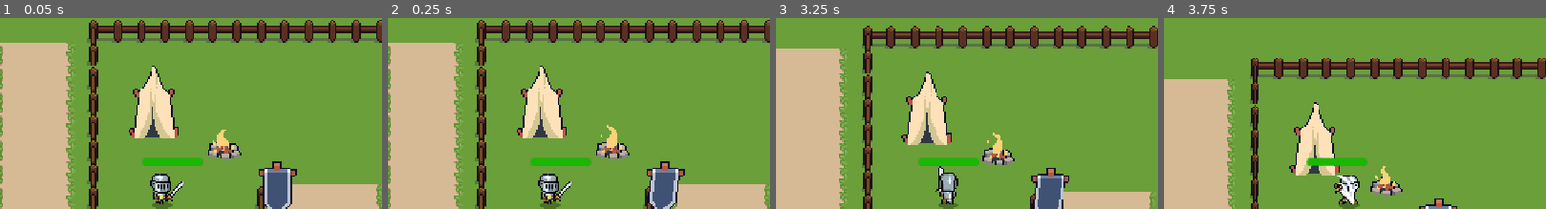
Above: before the commit, frames 1-4 (left to right).
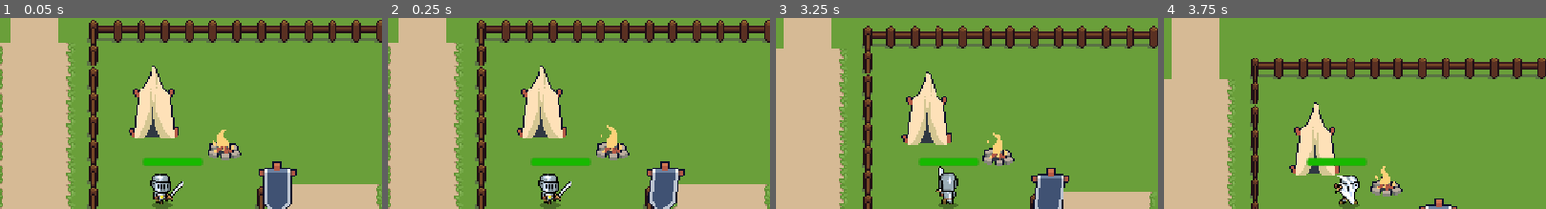
Above: after the commit, the same moments.

Repository: Robertpellokila/adventure-timer
Game: Godot game, scene res://scenes/forest.tscn
Two runs of this game, one before a commit and one after it. Both use one fixed random seed, a clock stepped at 60 frames per second and the inputs below.
Inputs:
- Up to frame 1 (0.05 s): no input
- Up to frame 2 (0.25 s): no input
- Up to frame 3 (3.25 s): hold Right (right) 0.53-1.28 s; hold Shift (block) 0.53-1.28 s; hold Down (down) 1.28-2.03 s; tap Shift (block) at 1.35, 2.85 s; hold Right (right) 2.03-2.78 s; hold Shift (block) 2.03-2.78 s; hold Up (up) from 2.78 s (still down)
- Up to frame 4 (3.75 s): release Up (up) at 3.53 s; hold Left (left) from 3.53 s (still down); hold Shift (block) from 3.53 s (still down)
The pictures show only the part of the screen within x 27-77%, y 0-50%; the shares and areas given below are measured in that part.

The runs differ from the first frame. In frame 1, 1.6% of the frame differs, in the area x 2-16%, y 0-13%; in frame 2, 1.6%; in frame 3, 2.0%; in frame 4, 4.0%, in the area x 2-15%, y 0-32%.

Commit message:
collaborate

Diff:
--- a/scenes/forest.tscn
+++ b/scenes/forest.tscn
@@ -1970,7 +1970,7 @@
 layer_0/name = "background"
 layer_0/tile_data = PackedInt32Array(0, 983048, 3, 1, 983048, 3, 2, 983048, 3, 3, 983048, 3, 4, 983048, 3, 5, 983048, 3 …(143490 unchanged characters)…
 layer_1/name = "mid"
-layer_1/tile_data = PackedInt32Array(-131065, 327690, 3, -13 …(7349 unchanged characters)…  2, -524280, 65571, 1, -589816, 65571, 0)
+layer_1/tile_data = PackedInt32Array(-131065, 327690, 3, -13 …(7349 unchanged characters)…  2, -524280, 65571, 1, -589816, 65571, 0, -720894, 8, 0, -786430, 8, 0, -851966, 8, 0, -917502, 8, 0, -983038, 8, 0, -983037, 8, 0, -917501, 8, 0, -851965, 8, 0, -786429, 8, 0, -720893, 8, 0)
 layer_2/name = "top"
 layer_2/z_index = 5
 layer_2/tile_data = PackedInt32Array(-65539, 65546, 0, -65540, 10, 0, -65538, 131082, 0, -65537, 196618, 0, -4, 10, 1,  …(1433 unchanged characters)…
